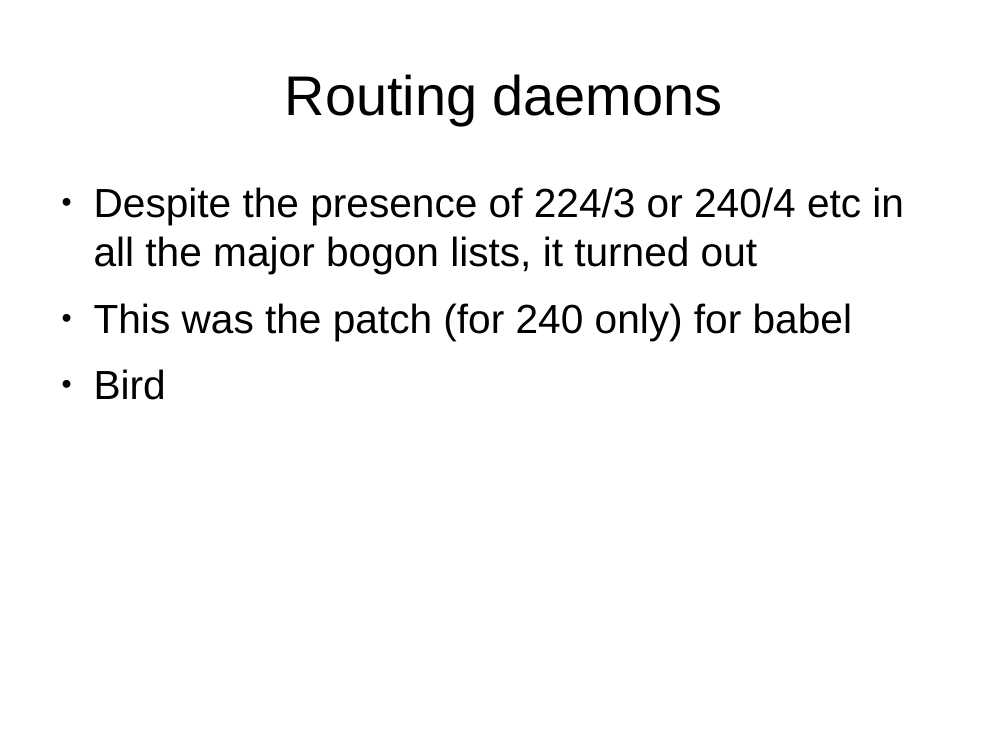
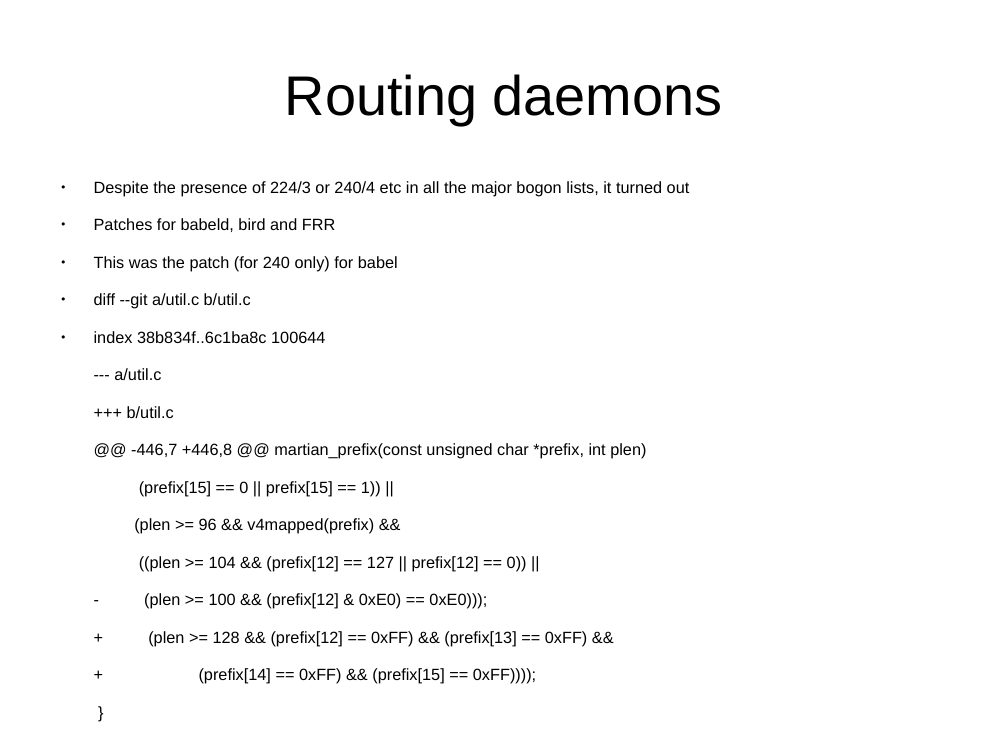
Before and after one commit to schoen/unicast-extensions, a slide deck: slide 12 of docs/preso.odp (slide 11 before the commit). Drawn at 1008x756 pixels with LibreOffice and Linux fonts; fonts in the diff are those of the drawing. Boxes give left, top, right and bottom in pixels: in the first picture for what was removed or moved away, otherwise in the second. Text is boxed around its words. In the diff, an @@ line names an element or a change of style, - is before the commit and + after.

```diff
--- a/docs/preso.odp
+++ b/docs/preso.odp
@@ text at (94, 181, 690, 271): size 32 to 12.8 pt in "Despite the presence of 224/3 or 240/4 ...", "This was the patch (for 240 only) ..." @@
@@ text at (94, 218, 335, 232): paragraph added @@
+● Patches for babeld, bird and FRR
@@ text at (94, 293, 646, 684): text changed; size 32 to 12.8 pt @@
-● Bird
+● diff --git a/util.c b/util.c
+● index 38b834f..6c1ba8c 100644
+--- a/util.c
++++ b/util.c
+@@ -446,7 +446,8 @@ martian_prefix(const unsigned char *prefix, int plen)
+(prefix[15] == 0 || prefix[15] == 1)) ||
+(plen >= 96 && v4mapped(prefix) &&
+((plen >= 104 && (prefix[12] == 127 || prefix[12] == 0)) ||
+- (plen >= 100 && (prefix[12] & 0xE0) == 0xE0)));
++ (plen >= 128 && (prefix[12] == 0xFF) && (prefix[13] == 0xFF) &&
++ (prefix[14] == 0xFF) && (prefix[15] == 0xFF))));
+}
```
Also in this commit, not shown: 6 other slides changed, 4 slides added, 1 slide removed.
